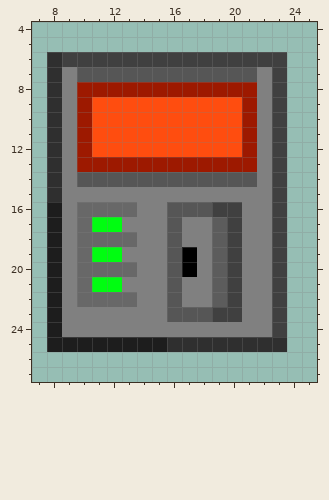
Pixel-art sprite -- RobotGame.gmx/sprites/images/spr_switch_0.png. That is the earlier state.
The file is 32x32 pixels. Colours within 5 levels of each other are drawn and written as one. Shown: x 7..25, y 4..27.
And afterwards:
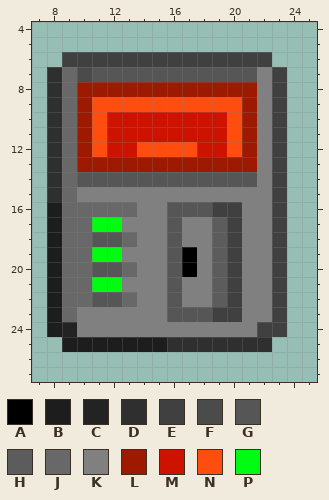
Palette (. is transparent): A #000000  B #1d1d1d  C #232323  D #2f2f2f  E #404040  F #4b4b4b  G #565656  H #5c5c5c  J #686868  K #808080  L #9d1900  M #cd1300  N #ff4d0f  P #00fd11
The edit:
Changed rows in their new state; - is an unchanged pixel.
first column x 8:
 6 .--------------.
 7 -JF-------------
 8 -J--------------
 9 -J--------------
10 -J--MMMMMMMM----
11 -J--MMMMMMMM----
12 -J--MM----MM----
13 -J--------------
14 -J--------------
15 -J--------------
16 -J--------------
17 -J--------------
18 -J-GG-----------
19 -J--------------
20 -J-GG-----------
21 -J--------------
22 -J-GG-----------
23 -J--------------
24 -C------------E-
25 .--------------.
Pixel boxes of the changes (left, top, right, bottom) in both pictures:
changed: (47, 52, 227, 352)
erased: (272, 52, 287, 67)
changed: (257, 322, 287, 352)
